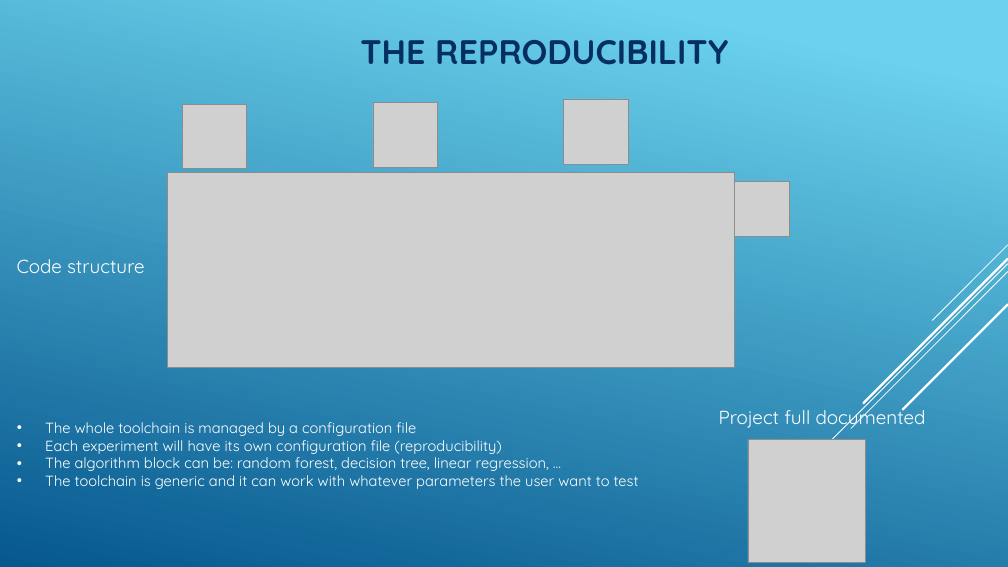
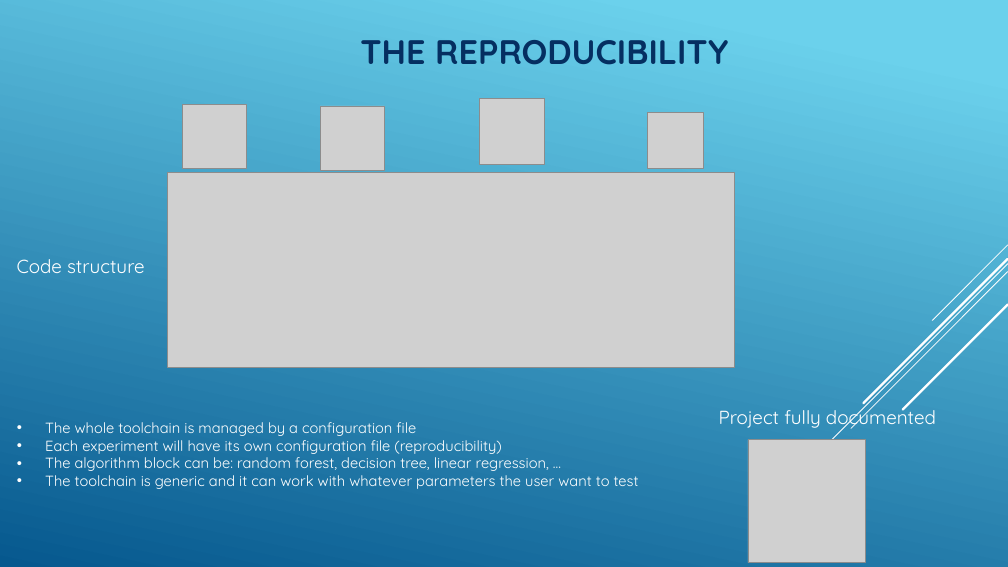
Before and after one commit to CherubiniArt/mini_project_m05, a slide deck: slide 4 of doc/project_status_21_09_2020.pptx (slide 5 before the commit). Drawn at 1008x567 pixels with LibreOffice and Linux fonts; fonts in the diff are those of the drawing; grey boxes stand for pictures. Boxes give left, top, right and bottom in pixels: in the first picture for what was removed or moved away, otherwise in the second. Text is boxed around its words. In the diff, an @@ line names an element or a change of style, - is before the commit and + after.

```diff
--- a/doc/project_status_21_09_2020.pptx
+++ b/doc/project_status_21_09_2020.pptx
@@ picture: place and size @@
-picture at [373, 103, 437, 167]
+picture at [320, 106, 384, 170]
@@ picture: place and size @@
-picture at [564, 99, 629, 164]
+picture at [479, 99, 544, 164]
@@ picture: place and size @@
-picture at [734, 181, 789, 237]
+picture at [648, 113, 703, 168]
@@ text at [719, 404, 936, 430]: text changed @@
-Project full documented
+Project fully documented
```
Also in this commit, not shown: 3 other slides changed, 4 slides removed.
